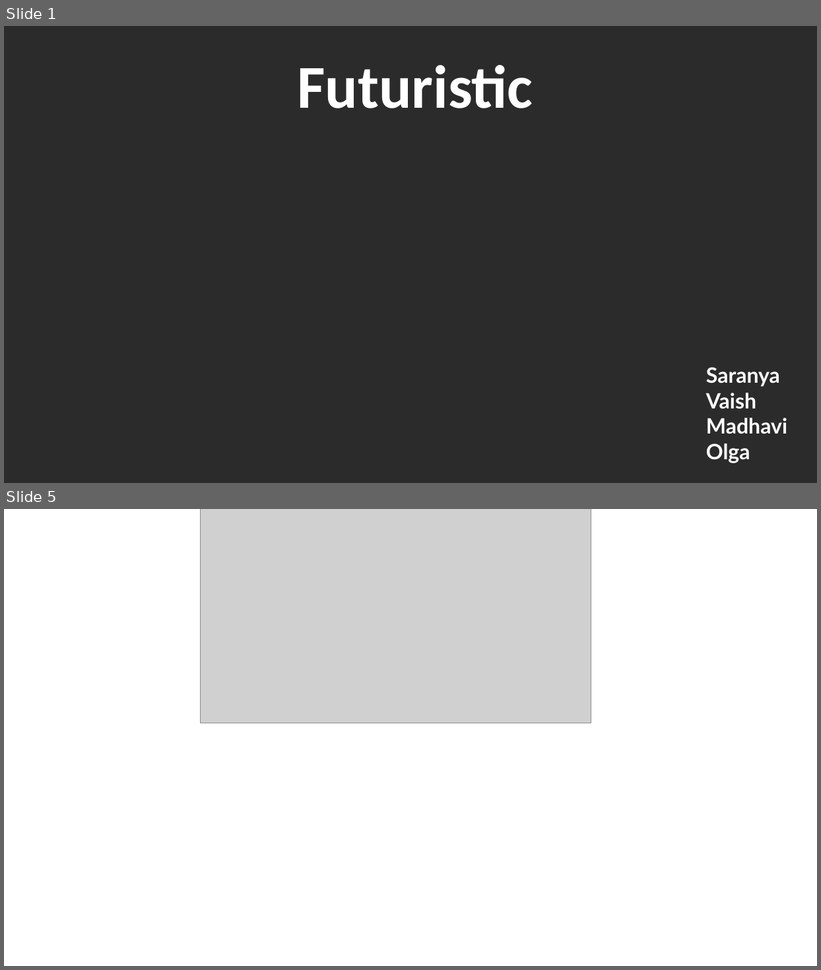
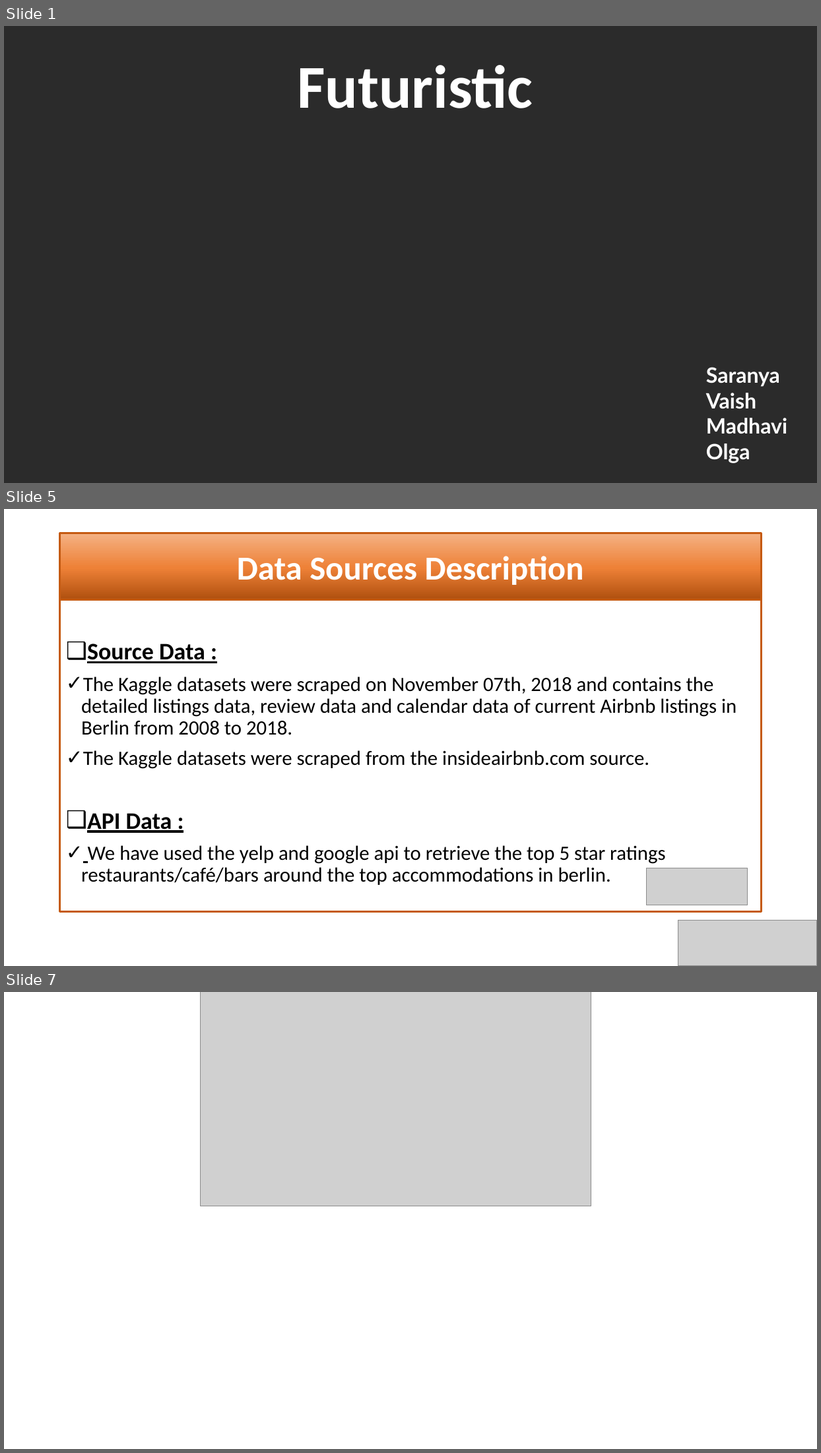
Before and after one commit to SaranyaPandiaraj/Futuristic-Airbnb, a slide deck: Futuristic_Airbnb.pptx. Shown one above the other, each under a label of ours: slides 1 and 5 before the commit, slides 1, 5 and 7 after it; the slides between them are not shown. The pictures are 821x970 and 821x1453 pixels, drawn with LibreOffice and Linux fonts; fonts in the diff are those of the drawing; grey boxes stand for pictures; background and template pictures are left out; a plain dark background stands for a picture behind light text. Boxes give left, top, right and bottom in pixels: in the first picture for what was removed or moved away, otherwise in the second. Text is boxed around its words. In the diff, an @@ line names an element or a change of style, - is before the commit and + after.

```diff
--- a/Futuristic_Airbnb.pptx
+++ b/Futuristic_Airbnb.pptx
@@ slide 5 added at [4, 509, 817, 966], background #FFFFFF @@
@@ title added at [60, 533, 762, 600], fill gradient #B0500F to #EE8137 to #F4B183, outline #C55A11 2.25 pt, 39.6 pt, text #FFFFFF, bold @@
+Data Sources Description
@@ text added at [60, 599, 762, 912], outline #C55A11 2.25 pt, 24 pt, text #000000 @@
+❑ Source Data :
+✓ The Kaggle datasets were scraped on November 07th, 2018 and contains the detailed listings data, review data and calendar data of current Airbnb listings in Berlin from 2008 to 2018.
+✓ The Kaggle datasets were scraped from the insideairbnb.com source.
+❑ API Data :
+✓ We have used the yelp and google api to retrieve the top 5 star ratings restaurants/café/bars around the top accommodations in berlin.
@@ picture added at [647, 868, 748, 906] @@
@@ picture added at [678, 920, 817, 966] @@
@@ what was slide 5 is now slide 7 @@
```
Also in this commit, not shown: 3 slides changed, 1 other slide added.
